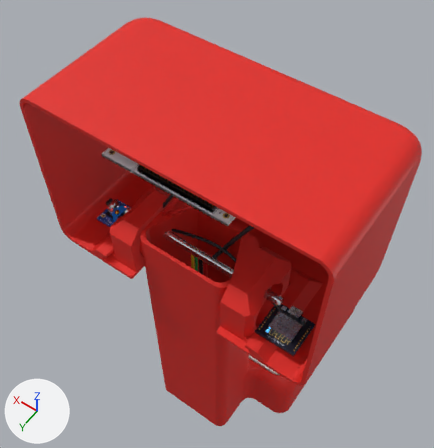
The glTF model assets/pondulo.glb as it was, and as the next commit left it.
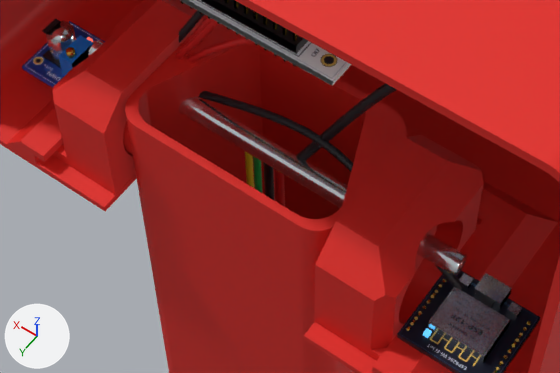
There are two pictures of each version: one whole from a 50 mm lens placed at (-1.42, 2.46, 5.47), pointed at (0.29, 0.07, 1.72), one close up on the part from 20% to 75% of the width and 42% to 78% of the height. Lighting does not change. The marker at lower left points along +X, +Y and +Z. The first two pictures are the older version. Where no turn or scale is listed for an object, it has been applied to the vertices. Vertices at exactly the same position are counted once.

Objects in the first close-up: 'base_column', 'buck_converter', 'esp8266_module', 'head_shell', 'hinge_clamps', 'nucleo_scale', 'wiring_base', 'wiring_head'.
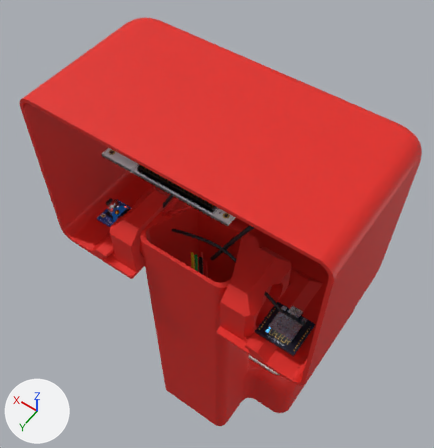
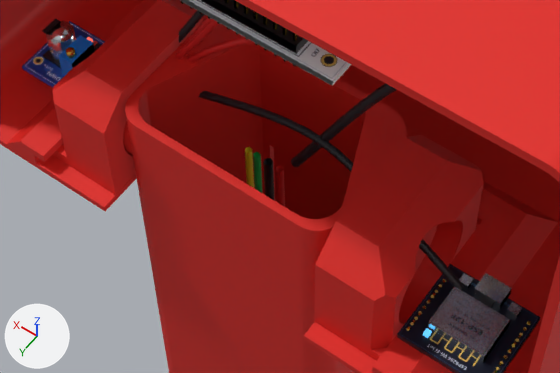
Commit message: Rimosso perno metallico passante dalla cerniera 3D in pondulo.glb (rigenerato e quantizzato)

Boxes (x1, y1, x2, y2) around the edits, measured in the close-ups (560 x 373 px):
part 1 of me_hinge_clamps, deleted: before (88, 40, 467, 276)

What changed in the scene script:
```text
Change me_hinge_clamps:
    used by ob_hinge_clamps; location = (0.0, 0.66, 2.22)
    remove me_hinge_clamps.from_pydata(...)  # 510 vertices, 1008 faces; spans x -0.63..0.63, y -0.27..0.27, z -0.23..0.195
    add me_hinge_clamps.from_pydata(...)  # 472 vertices, 936 faces; spans x -0.612..0.612, y -0.27..0.27, z -0.23..0.195
    me_hinge_clamps part 1: the loose piece of 38 vertices spanning x -0.63..0.63, y -0.032..0.032, z -0.032..0.032 is deleted
```
